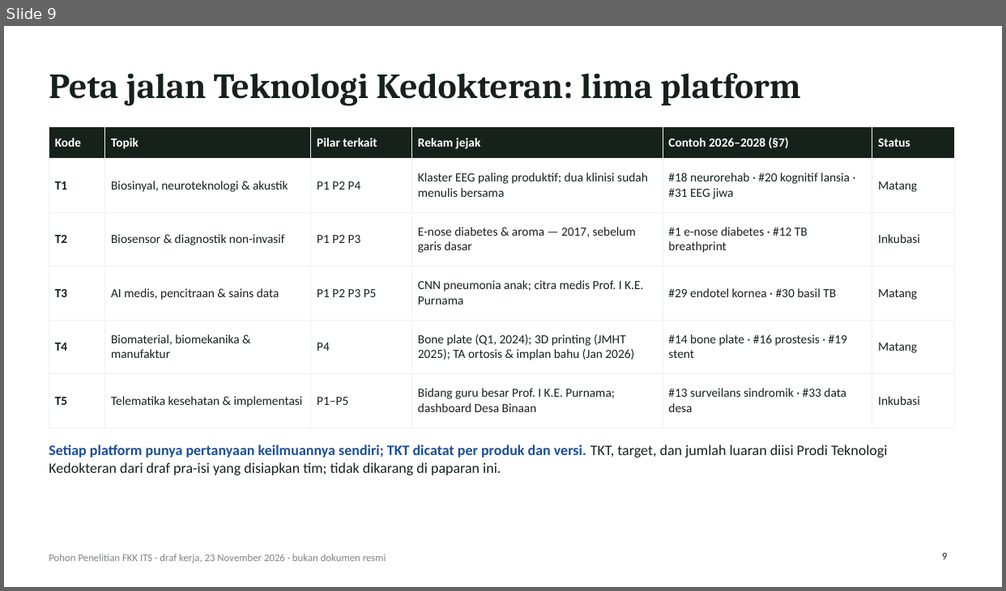
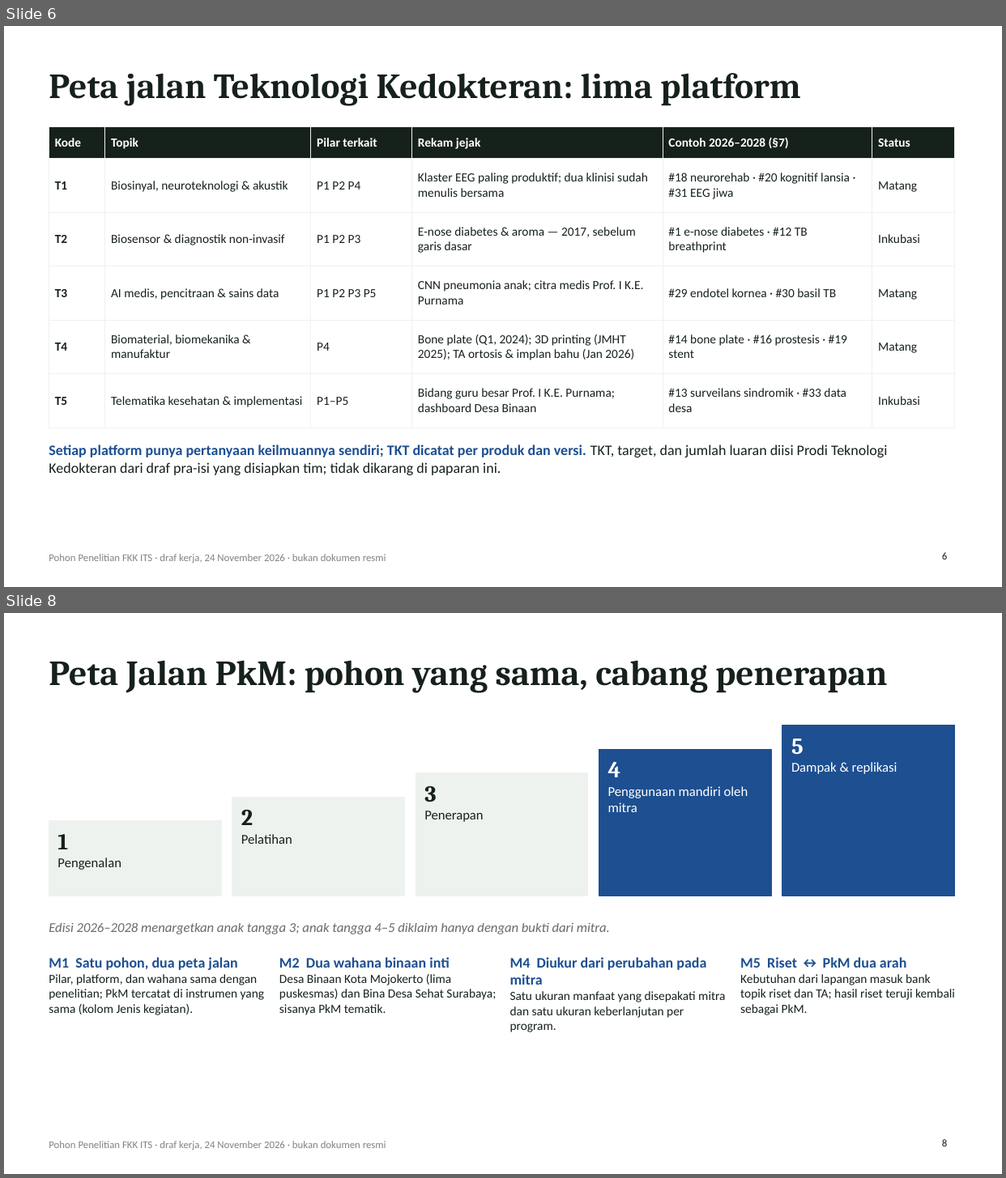
Before and after one commit to anakwirayuda-eng/desa-binaan-dashboard, a slide deck: output/PAPARAN_POHON_PENELITIAN_FKK_ITS.pptx. Shown one above the other, each under a label of ours: slide 9 before the commit, slides 6 and 8 after it; the slides between them are not shown. The pictures are 1006x591 and 1006x1178 pixels, drawn with LibreOffice and Linux fonts; fonts in the diff are those of the drawing. Boxes give left, top, right and bottom in pixels: in the first picture for what was removed or moved away, otherwise in the second. Text is boxed around its words. In the diff, an @@ line names an element or a change of style, - is before the commit and + after.

```diff
--- a/output/PAPARAN_POHON_PENELITIAN_FKK_ITS.pptx
+++ b/output/PAPARAN_POHON_PENELITIAN_FKK_ITS.pptx
@@ slide 8 added at bbox=[4, 613, 1002, 1174], background #FFFFFF; not listed: 1 template element that a slide beside it also shows @@
@@ title added at bbox=[49, 660, 887, 693], 34 pt, text #16211B, bold @@
+Peta Jalan PkM: pohon yang sama, cabang penerapan
@@ rectangle added at bbox=[782, 726, 955, 896], fill #1D4F91, outline #1D4F91 1 pt @@
@@ rectangle added at bbox=[599, 749, 771, 896], fill #1D4F91, outline #1D4F91 1 pt @@
@@ text added at bbox=[791, 739, 897, 774], 13 pt, text #FFFFFF @@
+5
+Dampak & replikasi
@@ rectangle added at bbox=[415, 773, 588, 896], fill #EEF2EF, outline #EEF2EF 1 pt @@
@@ text added at bbox=[608, 762, 748, 812], 13 pt, text #FFFFFF @@
+4
+Penggunaan mandiri oleh mitra
@@ rectangle added at bbox=[232, 797, 404, 896], fill #EEF2EF, outline #EEF2EF 1 pt @@
@@ text added at bbox=[424, 786, 483, 822], 13 pt, text #16211B @@
+3
+Penerapan
@@ rectangle added at bbox=[49, 821, 221, 896], fill #EEF2EF, outline #EEF2EF 1 pt @@
@@ text added at bbox=[241, 810, 292, 844], 13 pt, text #16211B @@
+2
+Pelatihan
@@ text added at bbox=[57, 834, 121, 870], 13 pt, text #16211B @@
+1
+Pengenalan
@@ text added at bbox=[49, 923, 610, 935], 13 pt, text #16211B at 65% opacity, italic @@
+Edisi 2026–2028 menargetkan anak tangga 3; anak tangga 4–5 diklaim hanya dengan bukti dari mitra.
@@ text added at bbox=[49, 957, 264, 1016], 12 pt, text #16211B @@
+M1 Satu pohon, dua peta jalan
+Pilar, platform, dan wahana sama dengan penelitian; PkM tercatat di instrumen yang sama (kolom Jenis kegiatan).
@@ text added at bbox=[279, 957, 496, 1016], 12 pt, text #16211B @@
+M2 Dua wahana binaan inti
+Desa Binaan Kota Mojokerto (lima puskesmas) dan Bina Desa Sehat Surabaya; sisanya PkM tematik.
@@ text added at bbox=[510, 957, 725, 1033], 12 pt, text #16211B @@
+M4 Diukur dari perubahan pada mitra
+Satu ukuran manfaat yang disepakati mitra dan satu ukuran keberlanjutan per program.
@@ text added at bbox=[740, 957, 955, 1016], 12 pt, text #16211B @@
+M5 Riset ↔ PkM dua arah
+Kebutuhan dari lapangan masuk bank topik riset dan TA; hasil riset teruji kembali sebagai PkM.
@@ page number added at bbox=[942, 1139, 947, 1147], 10 pt, text #16211B @@
+8
@@ what was slide 9 is now slide 6 @@
@@ slide 6 changed as well @@
@@ text at bbox=[49, 554, 386, 563]: text changed @@
-Pohon Penelitian FKK ITS · draf kerja, 23 November 2026 · bukan dokumen resmi
+Pohon Penelitian FKK ITS · draf kerja, 24 November 2026 · bukan dokumen resmi
@@ page number at bbox=[942, 552, 947, 560]: text changed @@
-9
+6
```
Also in this commit, not shown: 20 other slides changed, 1 other slide added, 17 other files.
